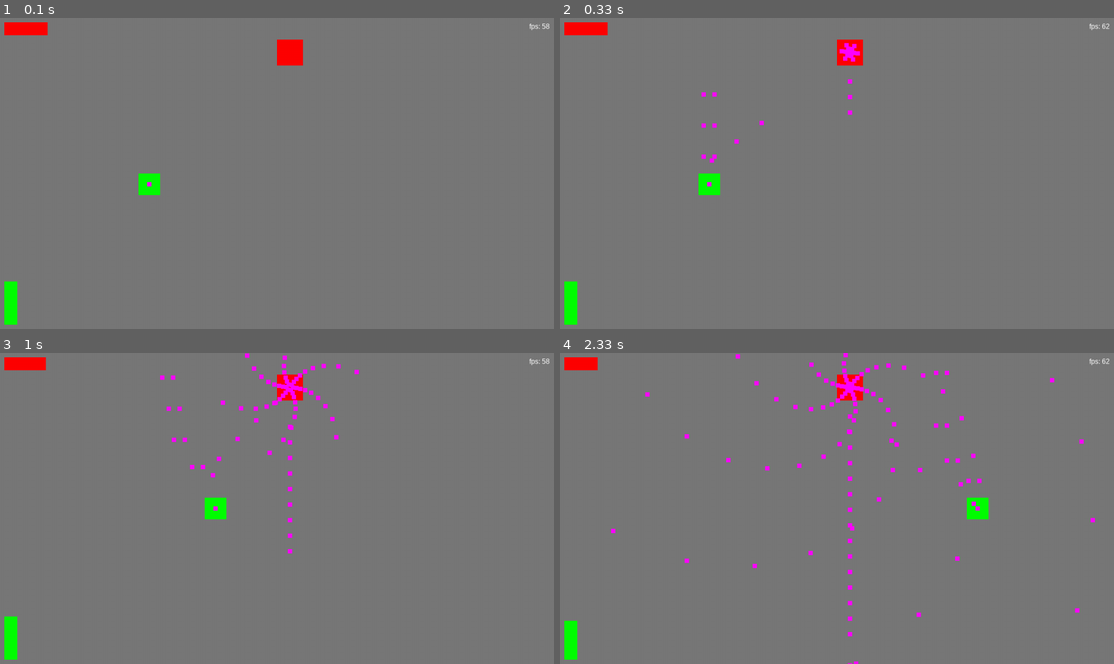
Above: before the commit, frames 1-4 (two rows, left to right).
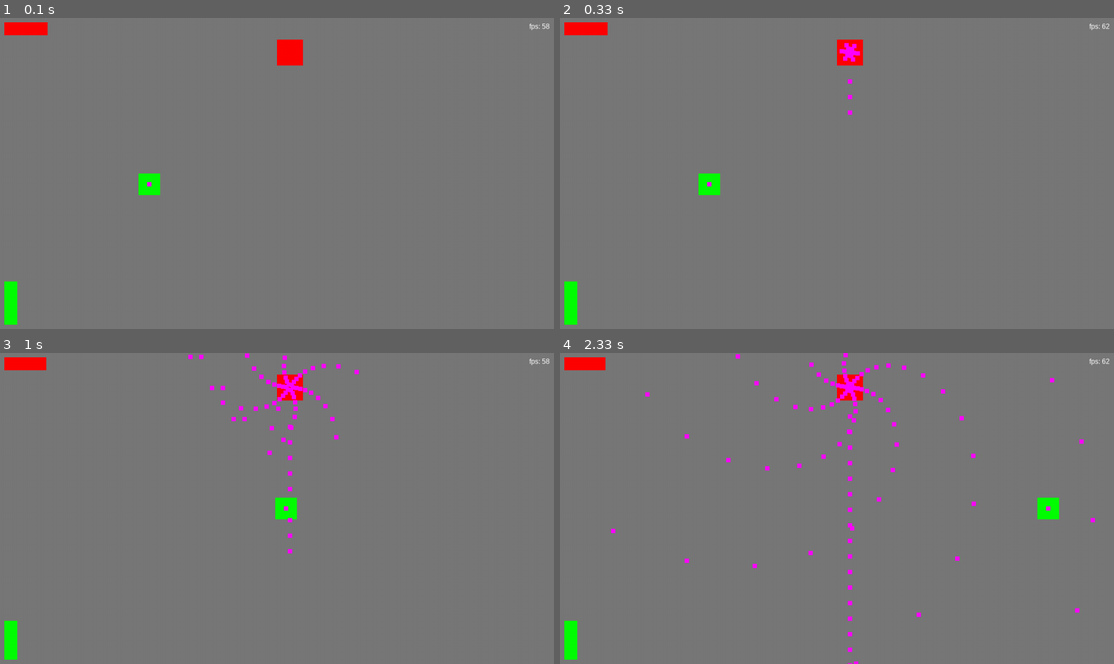
Above: after the commit, the same moments.

Repository: NemoDacremont/bulletHell
Game: pygame game, started from src/main.py
The game is run twice, just before and just after one commit, with the same random seed, the same clock (stepped at 60 frames per second) and the same inputs.
Inputs:
- Up to frame 1 (0.1 s): no input
- Up to frame 2 (0.33 s): no input
- Up to frame 3 (1 s): hold O 0.33-0.8 s; hold D 0.33-0.8 s; hold D from 0.83 s (still down); tap Z at 0.9 s
- Up to frame 4 (2.33 s): tap Z at 1.2, 1.4, 1.7, 1.9, 2.23 s; release D at 1.3 s; hold D 1.33-1.8 s; hold S 1.83-2.13 s; hold D from 2.17 s (still down)

Frame 1 is identical in both runs. In frame 2, 0.1% of the frame differs, in the area x 25-37%, y 23-47%; in frame 3, 0.9%, in the area x 0-54%, y 0-87%; in frame 4, 0.8%.

Commit message:
Doit appuyer sur une touche pour attaquer et update balle homing
Les balles homing sont supprimées s'il n'y a plus d'ennemis à l'écran

Diff:
--- a/src/entites/balles/balleHoming.py
+++ b/src/entites/balles/balleHoming.py
@@ -30,7 +30,16 @@
 
 	def trouvePlusProche(self):
 		personnages = self.vue.getPersonnages()
+		# Si tous les personnages sont du même groupe, ne tire pas
+		c = 0
+		for personnage in personnages:
+			if personnage.getGroupe() == self.groupe:
+				c += 1
 
+		if c == len(personnages):
+			self.retire()
+
+		# Cherche l'ennemi le plus proche
 		distMin = inf
 		personnageMin = personnages[0]
 		for personnage in personnages:
--- a/src/entites/personnage.py
+++ b/src/entites/personnage.py
@@ -67,6 +67,9 @@
 		# met à jour position
 		super().update()
 
+		if self.PV <= 0:
+			self.retire()
+
 
 	def draw(self):
 		self.rect = pygame.Rect(self.x, self.y, self.largeur, self.hauteur)
--- a/src/entites/personnageJouable/personnage1.py
+++ b/src/entites/personnageJouable/personnage1.py
@@ -41,37 +41,39 @@
 		self.timerTir = 1 / Personnage1.CADENCE_DE_TIR
 
 
-	def tire(self):
+	def tire(self, events: list[Event]):
 		"""
 			Attaque: tire 2 projectiles devant le personnage et une balle homing
 		"""
-		balleLargeur = 10
-		balleHauteur = 10
+		if self.toucheAttaque > 0:
+			balleLargeur = 10
+			balleHauteur = 10
 
-		tir1X = self.x + (self.largeur / 4) - (balleLargeur / 2)
-		tir2X = self.x + (3 * self.largeur / 4) - (balleLargeur / 2)
-		tirY = self.y - 2 * balleHauteur
+			tir1X = self.x + (self.largeur / 4) - (balleLargeur / 2)
+			tir2X = self.x + (3 * self.largeur / 4) - (balleLargeur / 2)
+			tirY = self.y - 2 * balleHauteur
 
-		tirDirection = -pi / 2  # part vers le haut
+			tirDirection = -pi / 2  # part vers le haut
 
-		tirVitesse = self.fenetre.getHauteur()
-		tirDegats = Personnage1.DEGATS
+			tirVitesse = self.fenetre.getHauteur()
+			tirDegats = Personnage1.DEGATS
 
-		tir1 = BalleDroite(self.fenetre, self.vue, balleLargeur, balleHauteur,
-										tir1X, tirY, PersonnageJouable.GROUPE, tirVitesse,
-										tirDegats, tirDirection)
-		tir2 = BalleDroite(self.fenetre, self.vue, balleLargeur, balleHauteur,
-										tir2X, tirY, PersonnageJouable.GROUPE, tirVitesse,
-										tirDegats, tirDirection)
+			tir1 = BalleDroite(self.fenetre, self.vue, balleLargeur, balleHauteur,
+											tir1X, tirY, PersonnageJouable.GROUPE, tirVitesse,
+											tirDegats, tirDirection)
+			tir2 = BalleDroite(self.fenetre, self.vue, balleLargeur, balleHauteur,
+											tir2X, tirY, PersonnageJouable.GROUPE, tirVitesse,
+											tirDegats, tirDirection)
 
-		tir3 = BalleHoming(self.fenetre, self.vue, balleLargeur, balleHauteur,
-										tir1X, tirY, PersonnageJouable.GROUPE, tirVitesse,
-										tirDegats)
+			tir3 = BalleHoming(self.fenetre, self.vue, balleLargeur, balleHauteur,
+											tir1X, tirY, PersonnageJouable.GROUPE, tirVitesse,
+											tirDegats)
 
 
-		self.vue.ajouteBalle(tir1)
-		self.vue.ajouteBalle(tir2)
-		self.vue.ajouteBalle(tir3)
+			self.vue.ajouteBalle(tir1)
+			self.vue.ajouteBalle(tir2)
+			self.vue.ajouteBalle(tir3)
+			self.timerTir = 1 / Personnage1.CADENCE_DE_TIR
 
 
 	def update(self, events: list[Event]):
@@ -81,5 +83,4 @@
 		self.timerTir -= dt
 
 		if self.timerTir <= 0:
-			self.timerTir = 1 / Personnage1.CADENCE_DE_TIR
-			self.tire()
+			self.tire(events)
--- a/src/entites/personnageJouable/personnageJouable.py
+++ b/src/entites/personnageJouable/personnageJouable.py
@@ -12,7 +12,9 @@
 	TOUCHES_DEPLACEMENT_BAS = [pygame.K_s]
 	TOUCHES_DEPLACEMENT_GAUCHE = [pygame.K_q]
 	TOUCHES_DEPLACEMENT_DROITE = [pygame.K_d]
-	TOUCHES_FOCUS = [pygame.K_o]
+
+	TOUCHES_FOCUS = [pygame.K_k]
+	TOUCHE_ATTAQUE = [pygame.K_o]
 
 	GROUPE = 1
 
@@ -58,6 +60,8 @@
 		self.touchesGauche = 0
 		self.touchesDroite = 0
 
+		self.toucheAttaque = 0
+
 		self.coefRalentissementFocus = coefRalentissementFocus
 		self.groupe = PersonnageJouable.GROUPE
 
@@ -88,6 +92,9 @@
 
 			if touche in PersonnageJouable.TOUCHES_FOCUS:
 				self.toucheFocus += 1
+
+			if touche in PersonnageJouable.TOUCHE_ATTAQUE:
+				self.toucheAttaque += 1
 
 
 	def updateRelachementTouche(self, event: Event):
@@ -106,6 +113,9 @@
 			if touche in PersonnageJouable.TOUCHES_FOCUS:
 				self.toucheFocus -= 1
 
+			if touche in PersonnageJouable.TOUCHE_ATTAQUE:
+				self.toucheAttaque -= 1
+
 
 	def updateHitbox(self):
 		# On réécrit sur la hitbox
